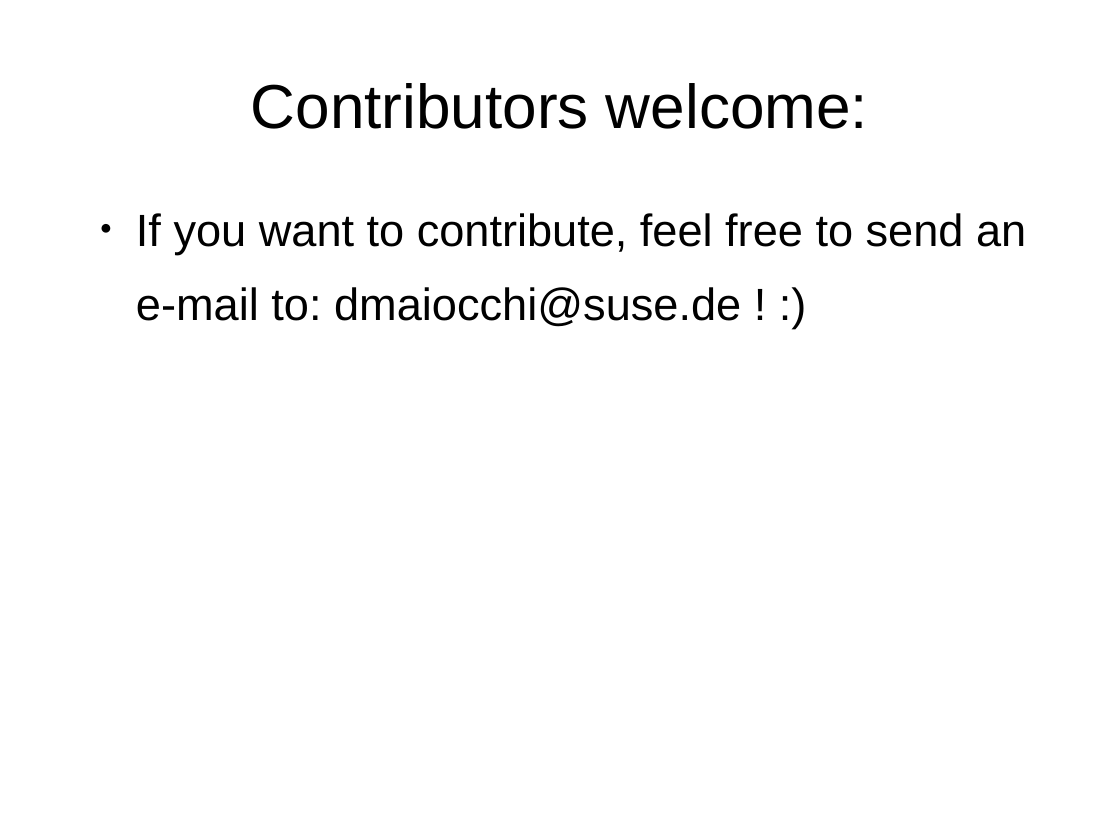
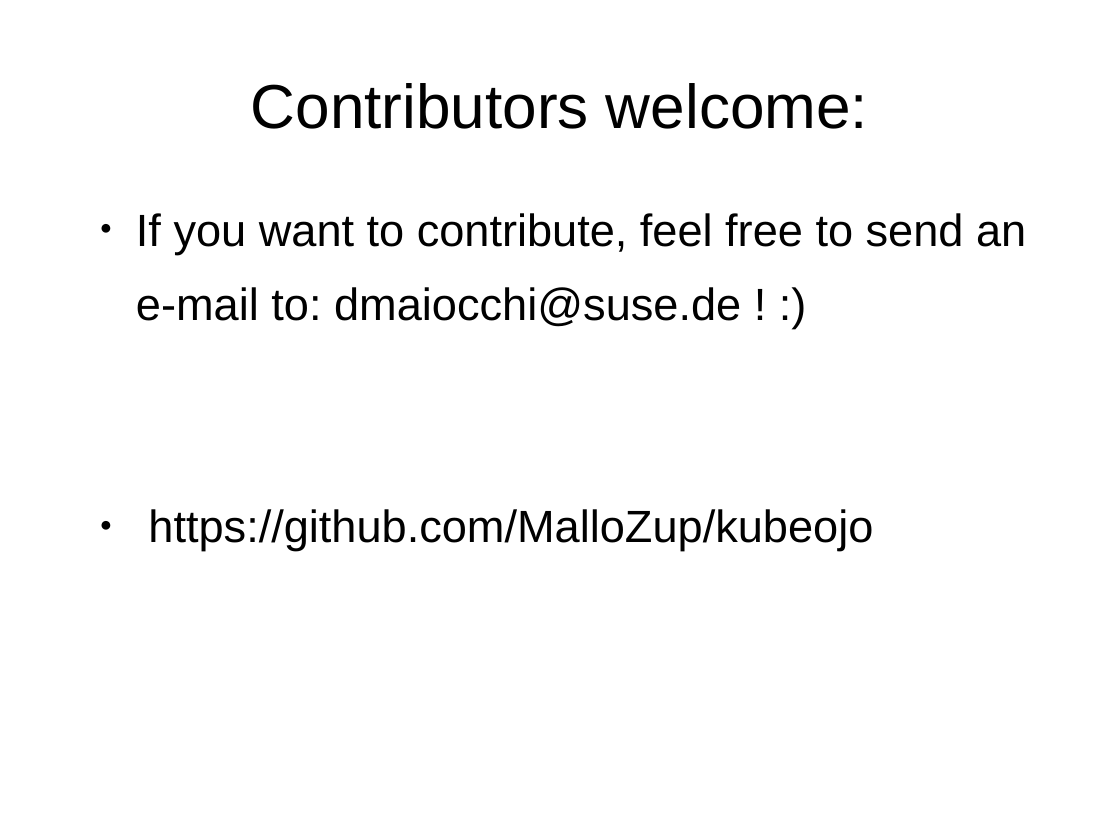
Before and after one commit to MalloZup/presentations, a slide deck: slide 7 of 2018/hackweek/elixir.odp (slide 6 before the commit). Drawn at 1120x840 pixels with LibreOffice and Linux fonts; fonts in the diff are those of the drawing. Boxes give left, top, right and bottom in pixels: in the first picture for what was removed or moved away, otherwise in the second. Text is boxed around its words. In the diff, an @@ line names an element or a change of style, - is before the commit and + after.

```diff
--- a/2018/hackweek/elixir.odp
+++ b/2018/hackweek/elixir.odp
@@ text at [148,509,873,551]: paragraph added @@
+● https://github.com/MalloZup/kubeojo
```
Also in this commit, not shown: 5 other slides changed, 1 slide added.
